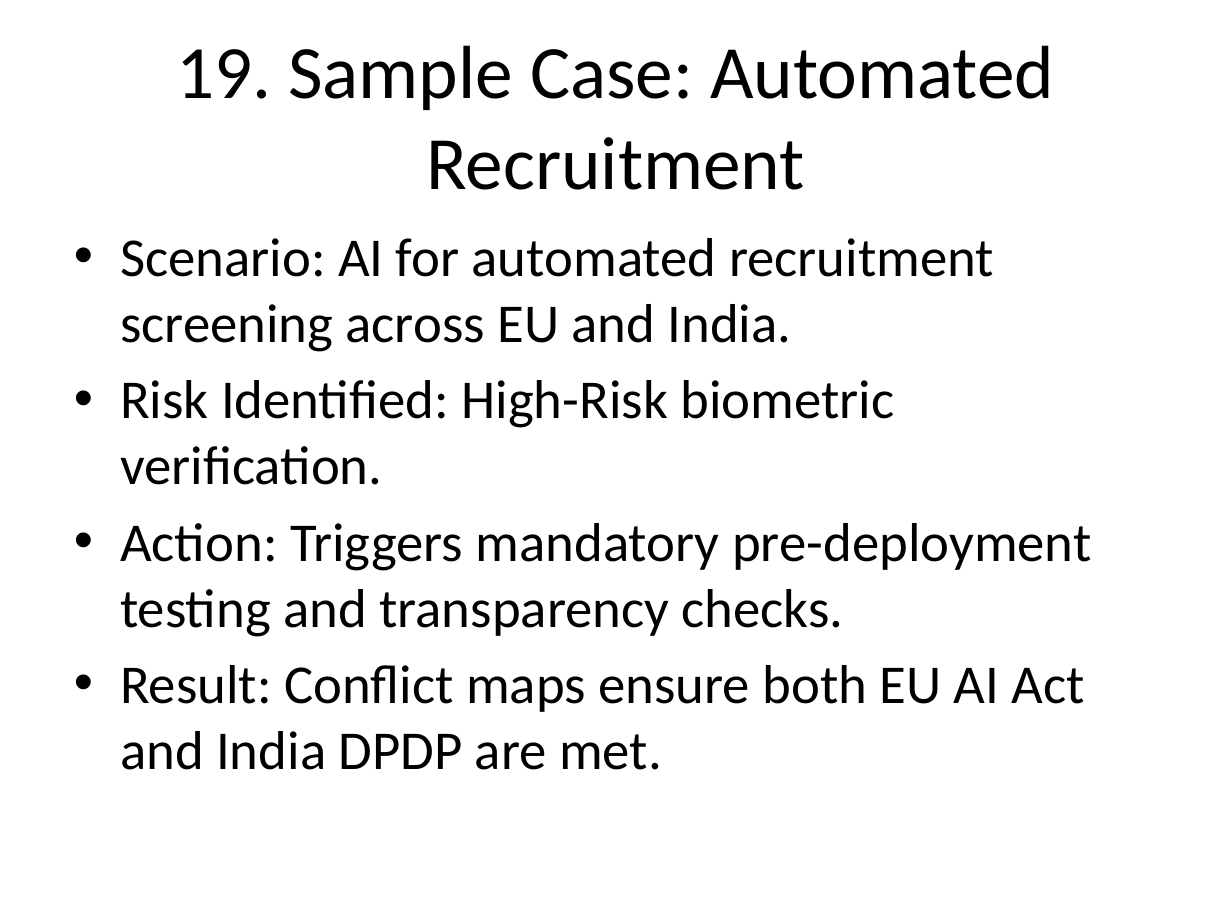
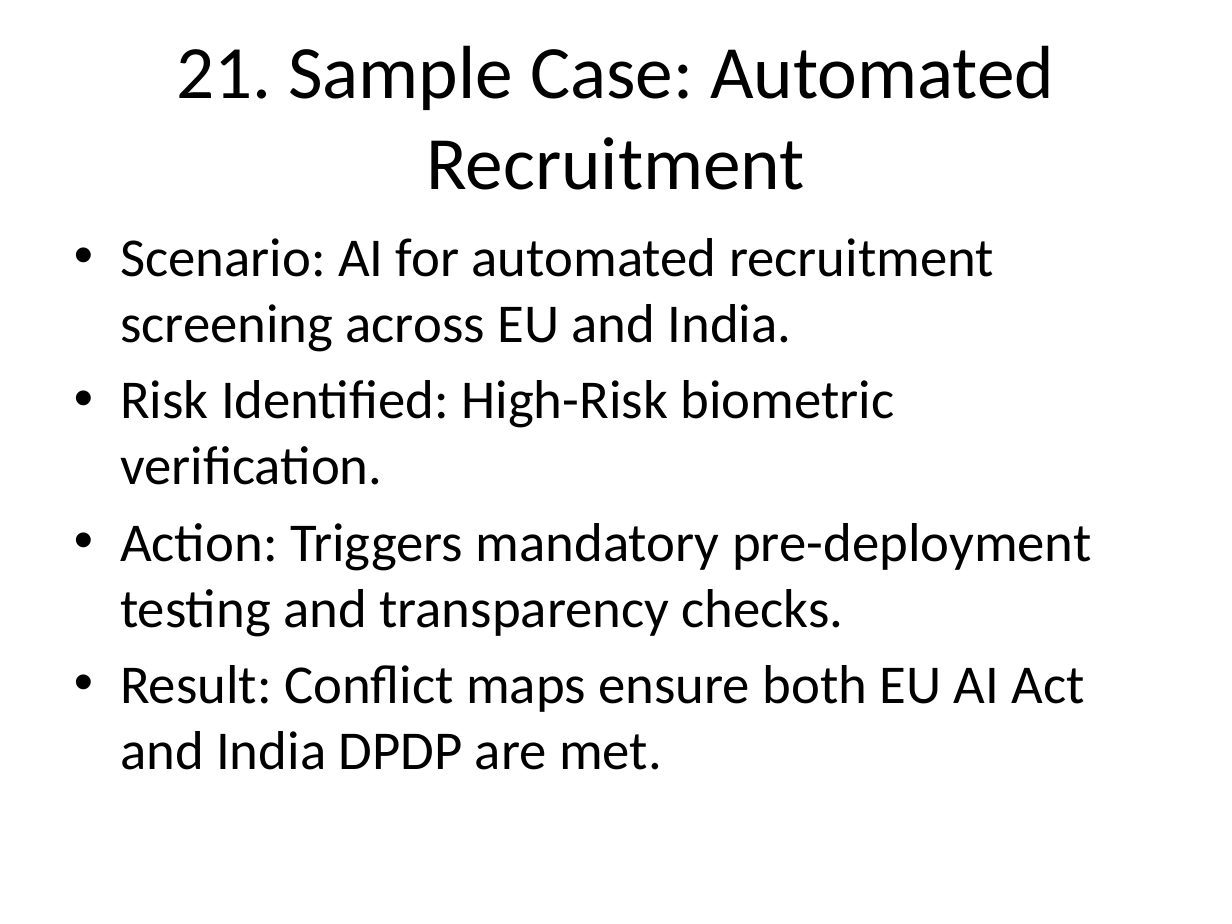
Before and after one commit to avika124/ai-governance-copilot, a slide deck: slide 22 of AI_Governance_Copilot_Presentation.pptx (slide 20 before the commit). Drawn at 1232x924 pixels with LibreOffice and Linux fonts; fonts in the diff are those of the drawing. Boxes give left, top, right and bottom in pixels: in the first picture for what was removed or moved away, otherwise in the second. Text is boxed around its words. In the diff, an @@ line names an element or a change of style, - is before the commit and + after.

```diff
--- a/AI_Governance_Copilot_Presentation.pptx
+++ b/AI_Governance_Copilot_Presentation.pptx
@@ title at <box>176,45,1054,190</box>: text changed @@
-19. Sample Case: Automated Recruitment
+21. Sample Case: Automated Recruitment
```
Also in this commit, not shown: 15 other slides changed, 3 slides added, 1 other file.
